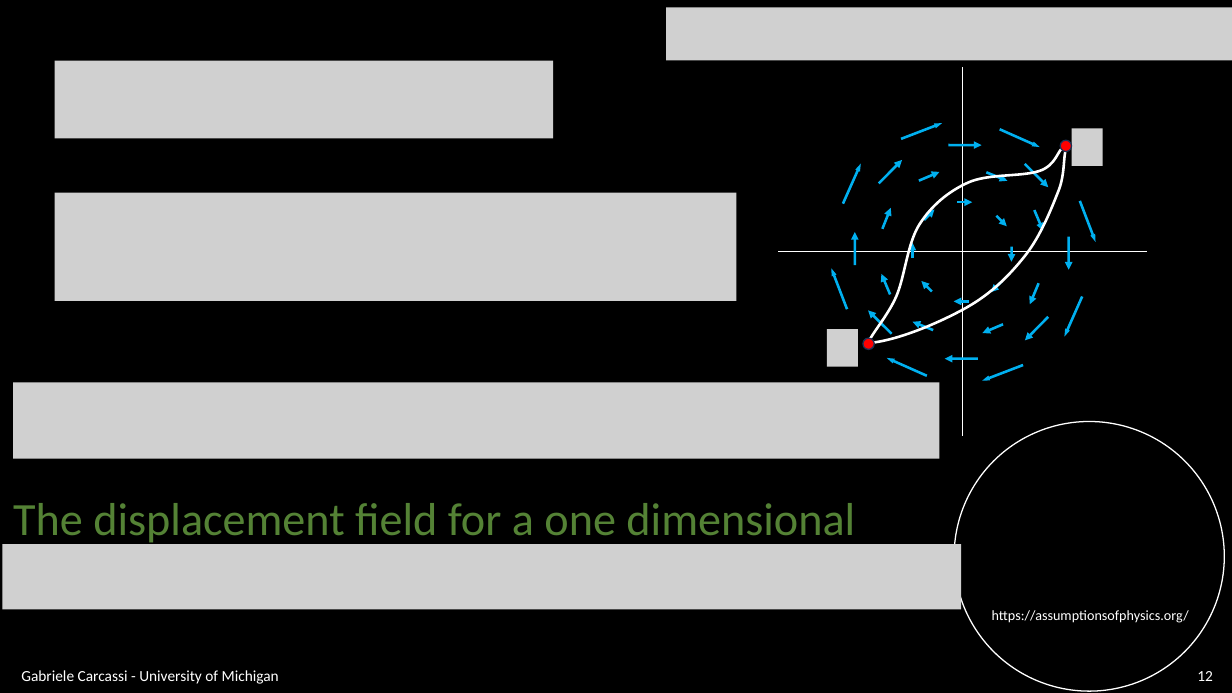
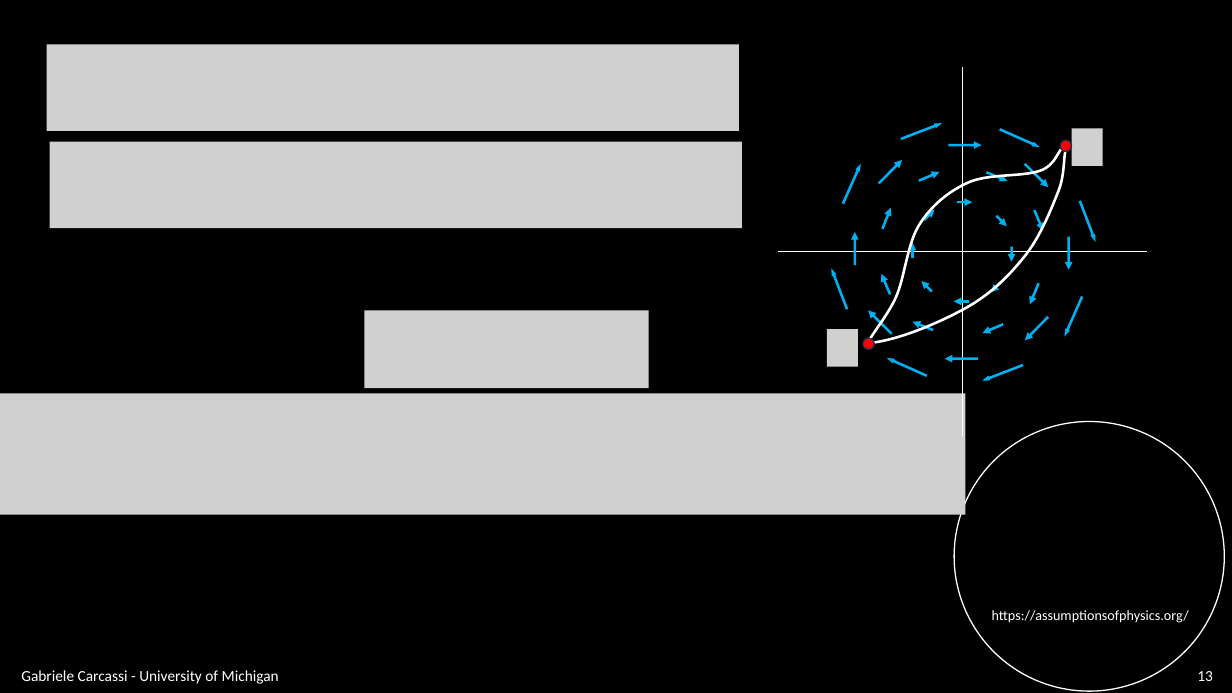
Before and after one commit to assumptionsofphysics/slides, a slide deck: slide 13 of BookCompanions-v2/RP-Class-3.pptx (slide 12 before the commit). Drawn at 1232x693 pixels with LibreOffice and Linux fonts; fonts in the diff are those of the drawing; grey boxes stand for pictures; background and template pictures are left out. Boxes give left, top, right and bottom in pixels: in the first picture for what was removed or moved away, otherwise in the second. Text is boxed around its words. In the diff, an @@ line names an element or a change of style, - is before the commit and + after.

```diff
--- a/BookCompanions-v2/RP-Class-3.pptx
+++ b/BookCompanions-v2/RP-Class-3.pptx
@@ picture removed at bbox=[666, 7, 1232, 60] @@
@@ picture: place and size @@
-picture at bbox=[55, 61, 554, 139]
+picture at bbox=[46, 44, 738, 131]
@@ picture added at bbox=[50, 141, 742, 228] @@
@@ picture removed at bbox=[55, 192, 737, 300] @@
@@ picture added at bbox=[364, 311, 649, 388] @@
@@ picture removed at bbox=[13, 383, 940, 459] @@
@@ picture added at bbox=[0, 394, 966, 515] @@
@@ text removed at bbox=[13, 503, 855, 547] @@
-The displacement field for a one dimensional
@@ picture removed at bbox=[2, 544, 961, 610] @@
@@ page number at bbox=[1197, 671, 1213, 681]: text changed @@
-12
+13
```
Also in this commit, not shown: 8 other slides changed, 3 slides added.
